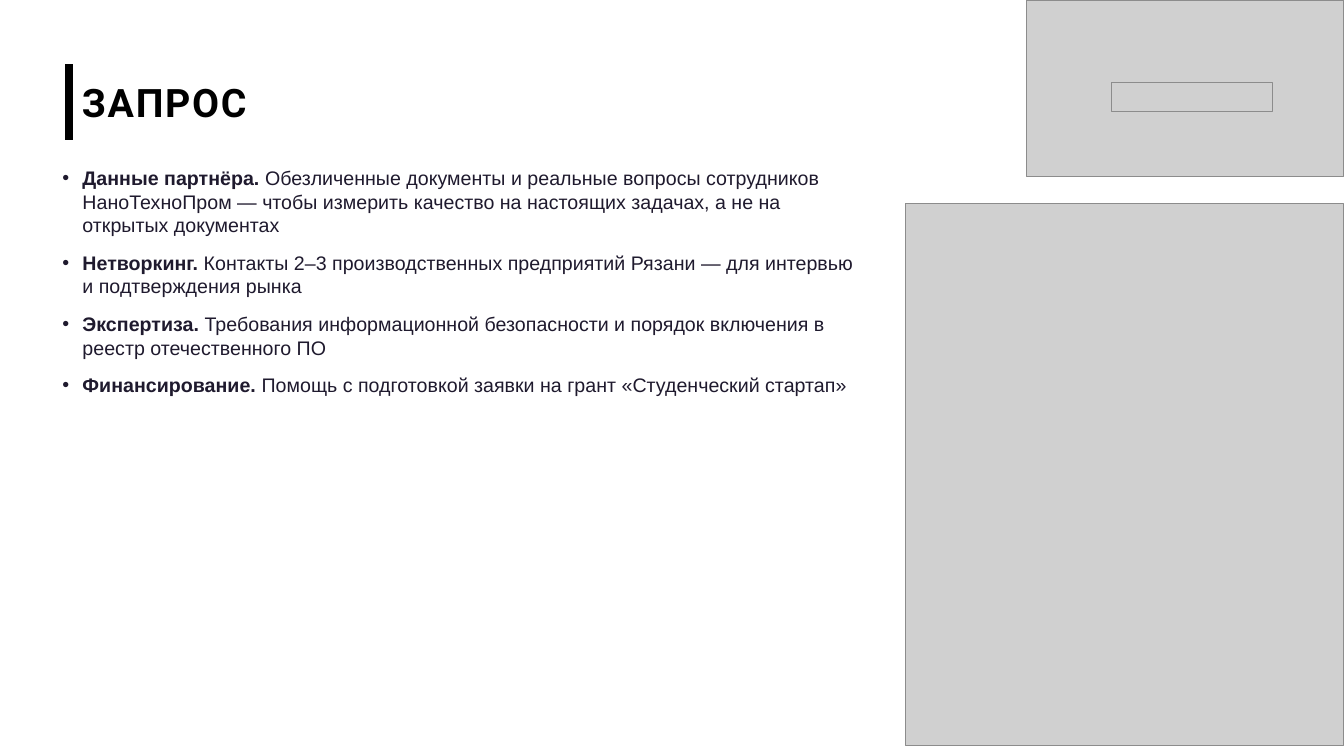
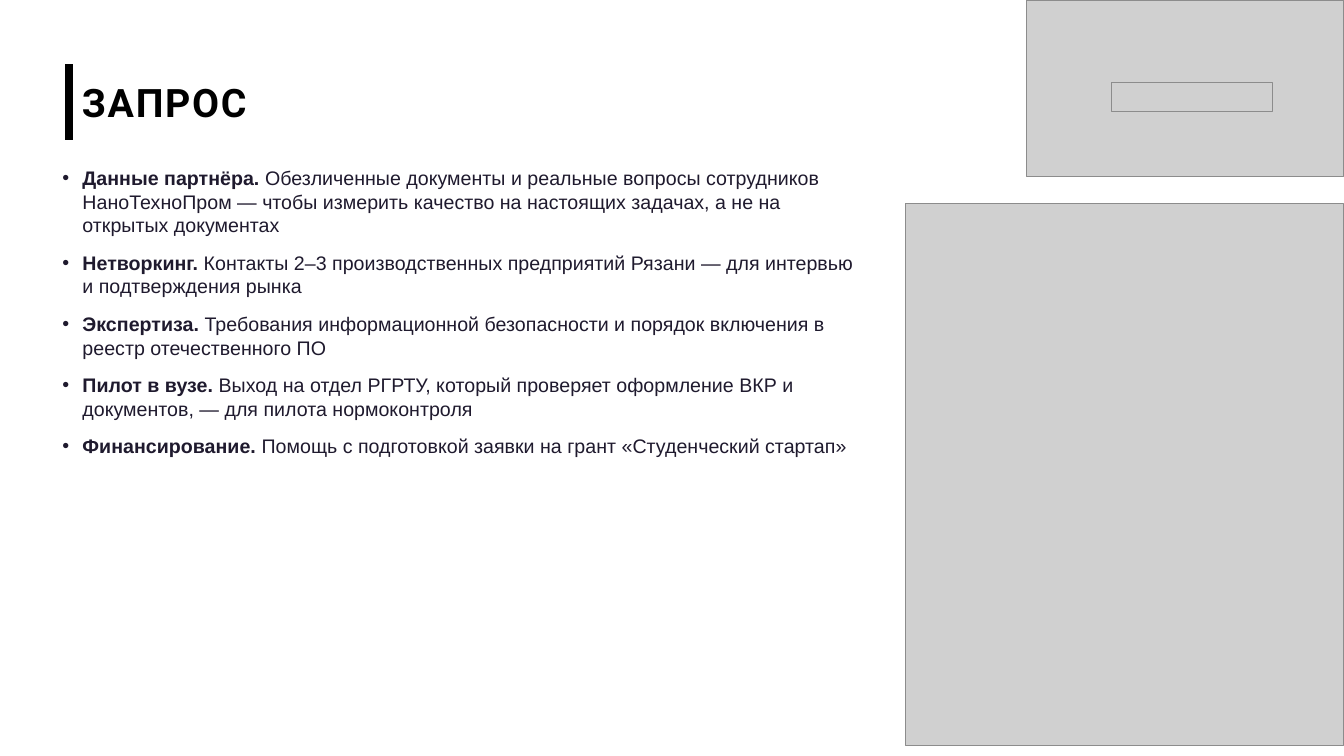
Before and after one commit to imaO0O/acselerator, a slide deck: slide 15 of docs/slides/prezentatsiya.pptx. Drawn at 1344x756 pixels with LibreOffice and Linux fonts; fonts in the diff are those of the drawing; grey boxes stand for pictures; background and template pictures are left out. Boxes give left, top, right and bottom in pixels: in the first picture for what was removed or moved away, otherwise in the second. Text is boxed around its words. In the diff, an @@ line names an element or a change of style, - is before the commit and + after.

```diff
--- a/docs/slides/prezentatsiya.pptx
+++ b/docs/slides/prezentatsiya.pptx
@@ text at (82, 377, 793, 420): paragraph added @@
+• Пилот в вузе. Выход на отдел РГРТУ, который проверяет оформление ВКР и документов, — для пилота нормоконтроля
```
Also in this commit, not shown: 10 other slides changed, 5 other files.
